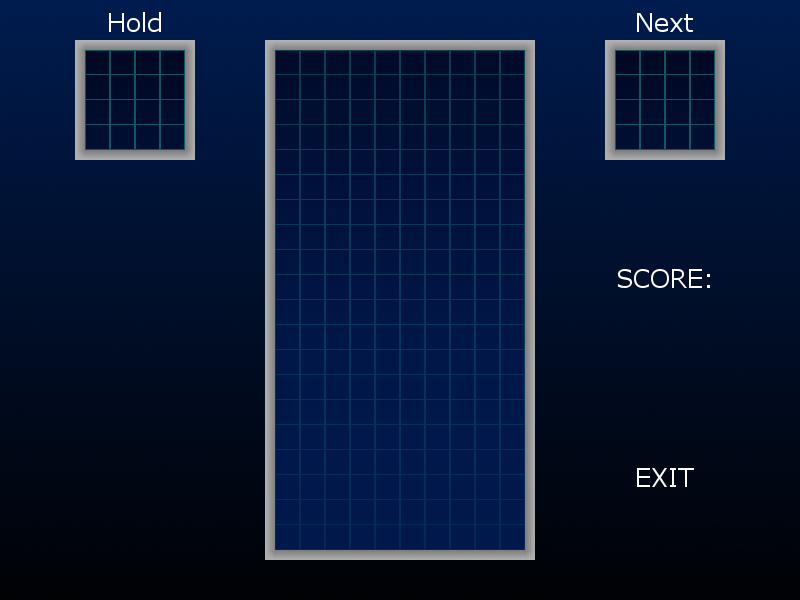
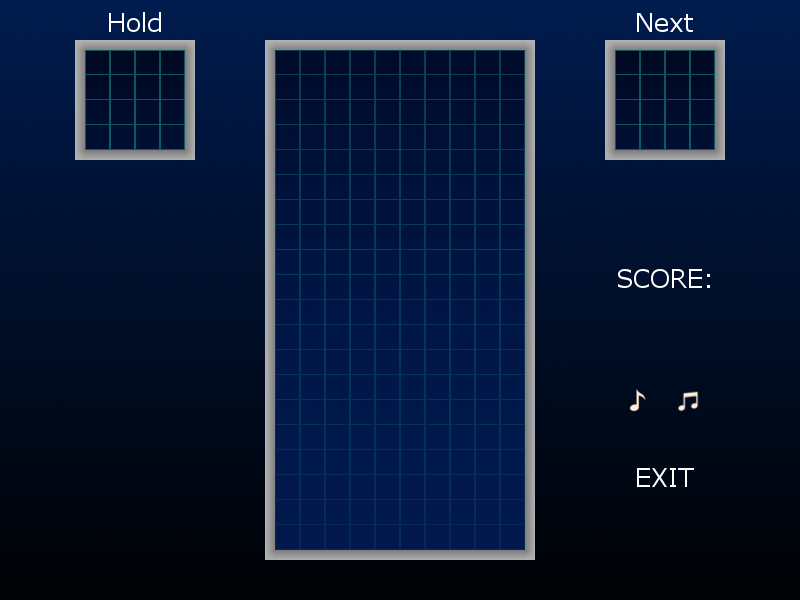
Revision of a layered 800 x 600 image; what changed, layer by layer:
added layer "Sounds" above "Musics" over [629, 389, 646, 412]
added layer "Musics" above "Background" over [677, 390, 699, 412]
